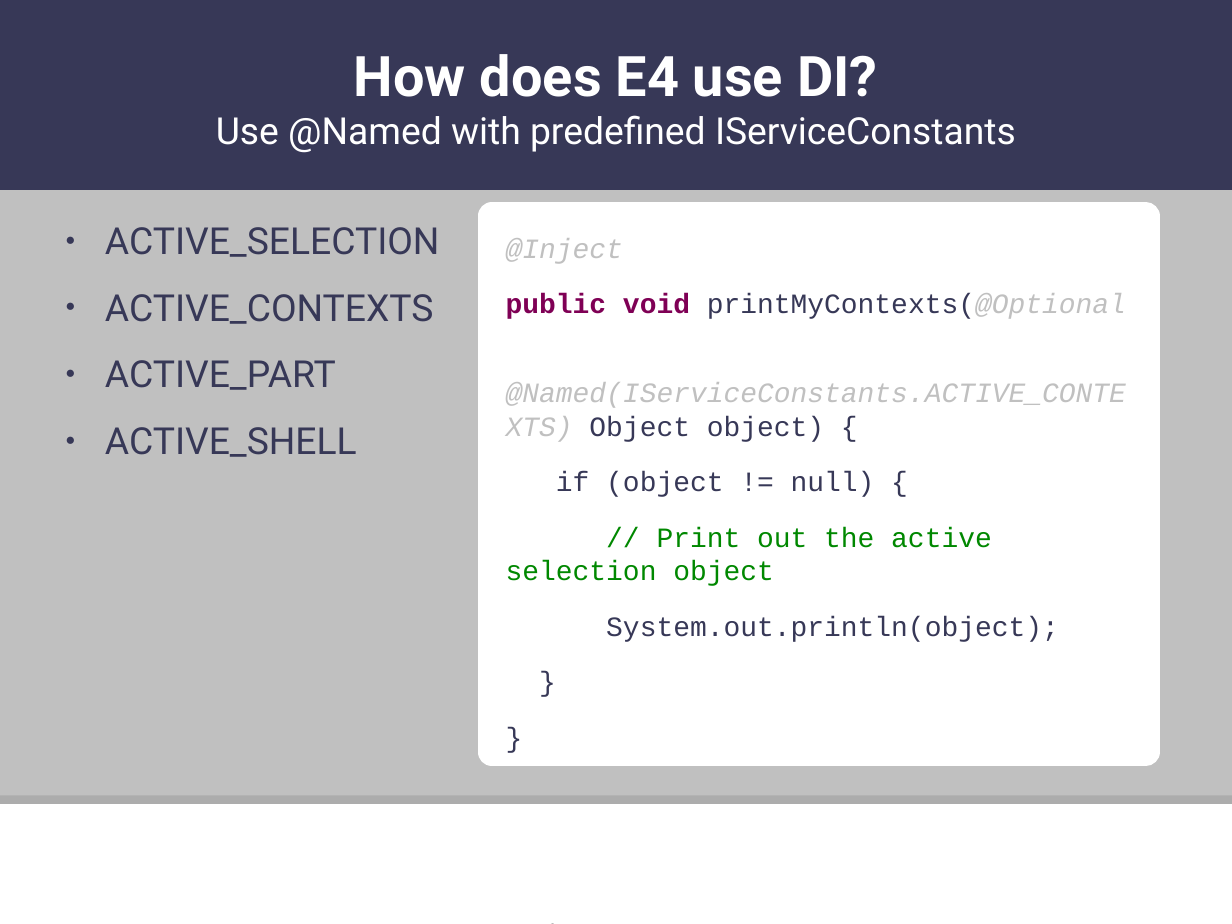
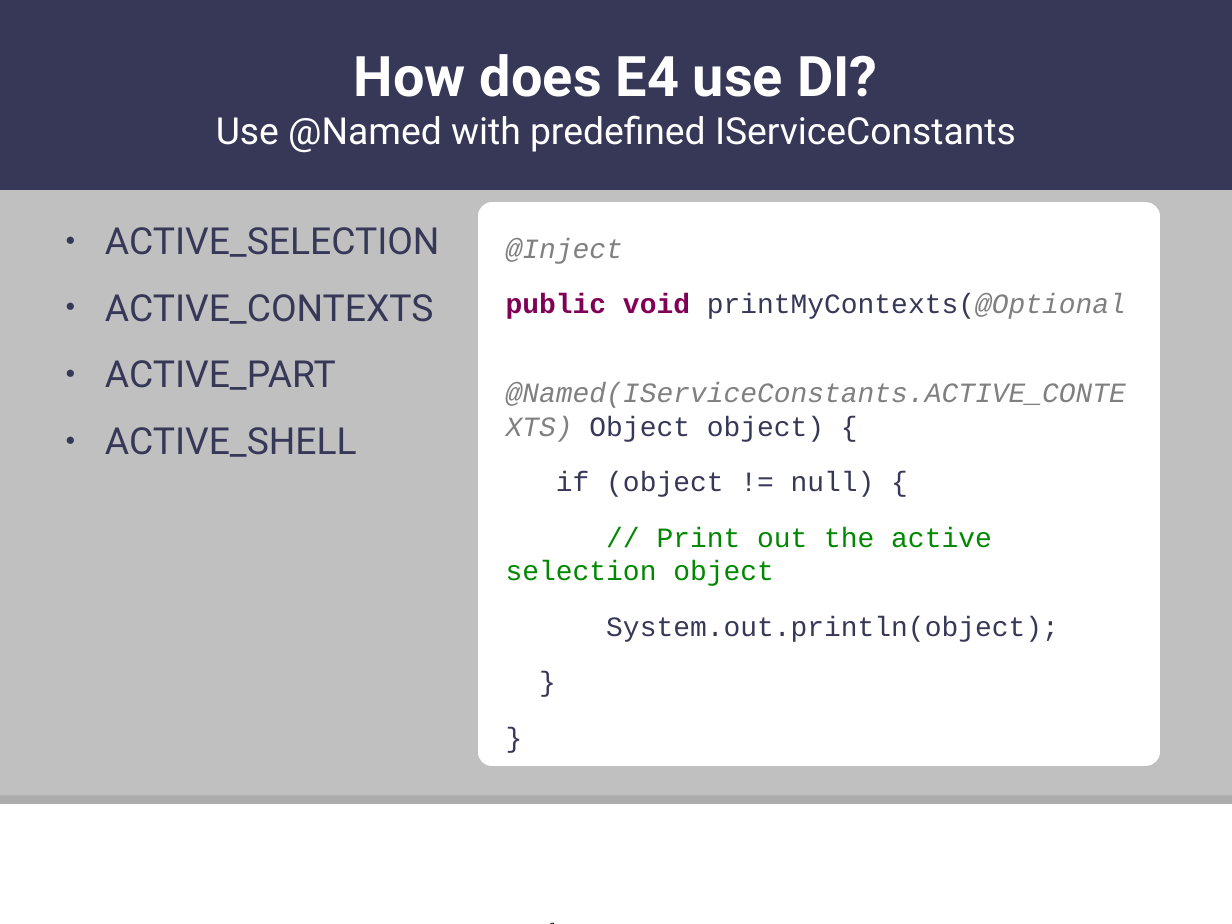
Before and after one commit to skylenewman/huntsville-efd-presentations, a slide deck: slide 26 of presentations/003-dependency-injection-custom-annotations/dependency-injection-custom-annotation.odp (slide 25 before the commit). Drawn at 1232x924 pixels with LibreOffice and Linux fonts; fonts in the diff are those of the drawing; background and template pictures are left out. Boxes give left, top, right and bottom in pixels: in the first picture for what was removed or moved away, otherwise in the second. Text is boxed around its words. In the diff, an @@ line names an element or a change of style, - is before the commit and + after.

```diff
--- a/presentations/003-dependency-injection-custom-annotations/dependency-injection-custom-annotation.odp
+++ b/presentations/003-dependency-injection-custom-annotations/dependency-injection-custom-annotation.odp
@@ text at (506, 238, 1126, 442): text colour #C0C0C0 to #808080 in "@Inject", "printMyContexts(@Optional", "@Named(IServiceConstants.ACTIVE_CONTEXTS)" @@
```
Also in this commit, not shown: 19 other slides changed, 4 slides added, 5 slides removed, 4 other files.
